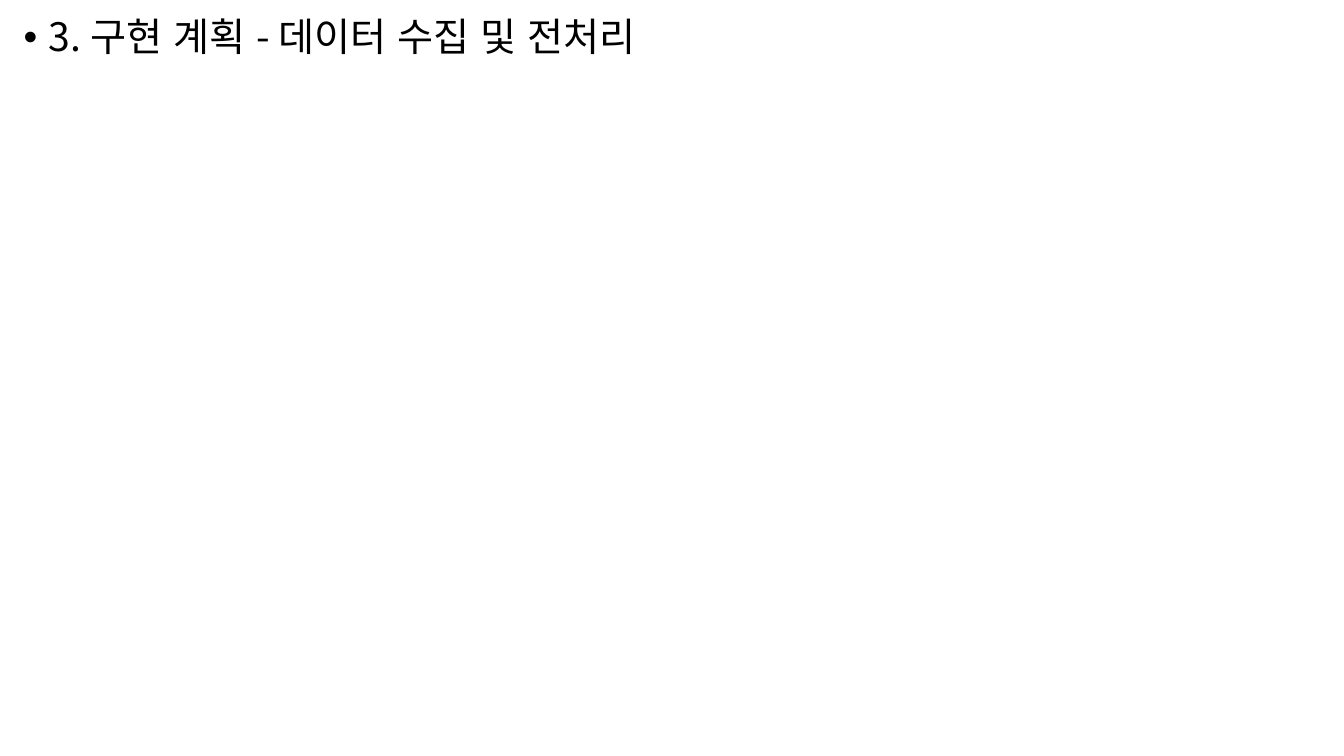
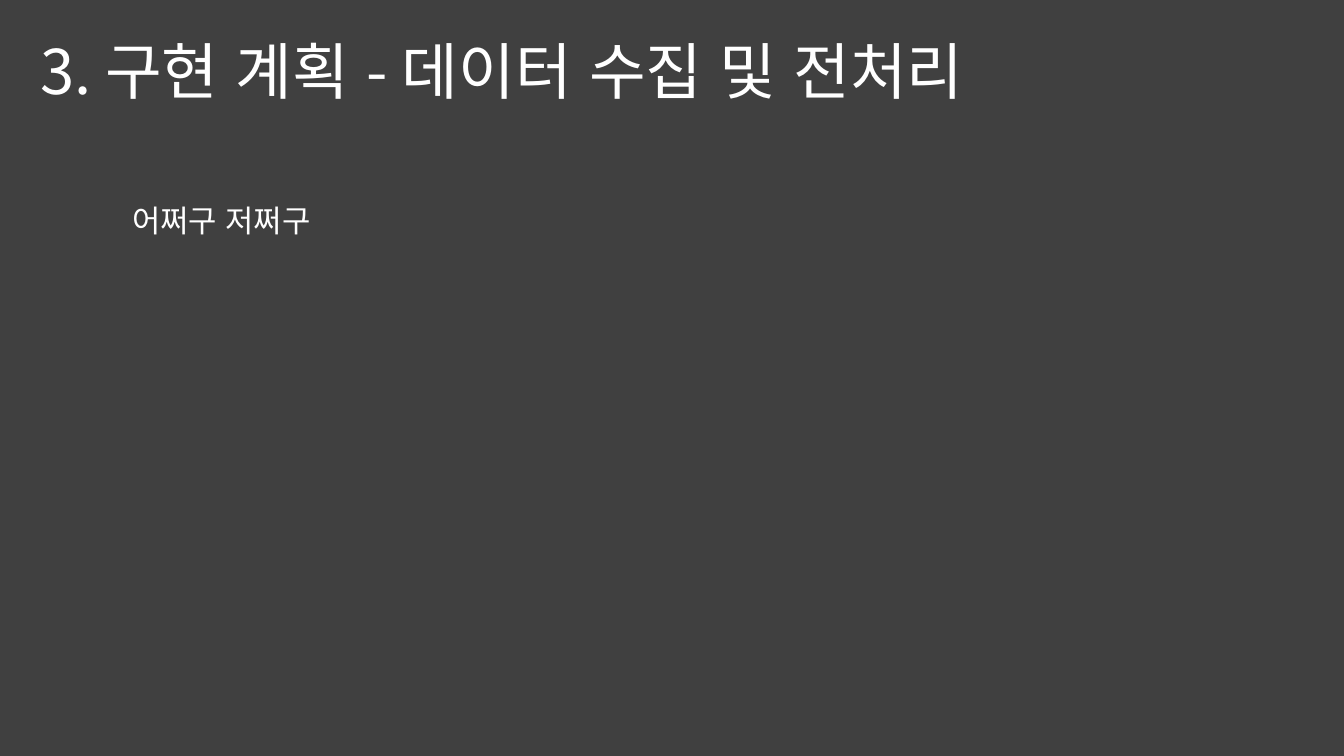
Before and after one commit to Q3333/Ask_and_Wiki, a slide deck: slide 11 of PPT 디자인/191120_2차설계.pptx (slide 7 before the commit). Drawn at 1344x756 pixels with LibreOffice and Linux fonts; fonts in the diff are those of the drawing; background and template pictures are left out; a plain dark background stands for a picture behind light text. Boxes give left, top, right and bottom in pixels: in the first picture for what was removed or moved away, otherwise in the second. Text is boxed around its words. In the diff, an @@ line names an element or a change of style, - is before the commit and + after.

```diff
--- a/PPT 디자인/191120_2차설계.pptx
+++ b/PPT 디자인/191120_2차설계.pptx
@@ background #FFFFFF to picture (left out) @@
@@ rectangle added at <box>0,0,1344,756</box>, fill #FFFFFF at 10% opacity @@
@@ title "3. 구현 계획 - 데이터 ...": place and size @@
-title "3. 구현 계획 - 데이터 ..." at <box>49,18,635,54</box>
+title "3. 구현 계획 - 데이터 ..." at <box>40,42,964,99</box>
@@ title "3. 구현 계획 - 데이터 ..." at <box>40,42,964,99</box>: size 28 to 44 pt, text colour #000000 to #FFFFFF; bullet • to none; less space between paragraphs; vertical alignment top to middle @@
@@ text added at <box>132,206,311,235</box>, 22 pt, text #FFFFFF @@
+  어쩌구 저쩌구
```
Also in this commit, not shown: 4 other slides changed, 11 slides added, 2 slides removed, 29 other files.
